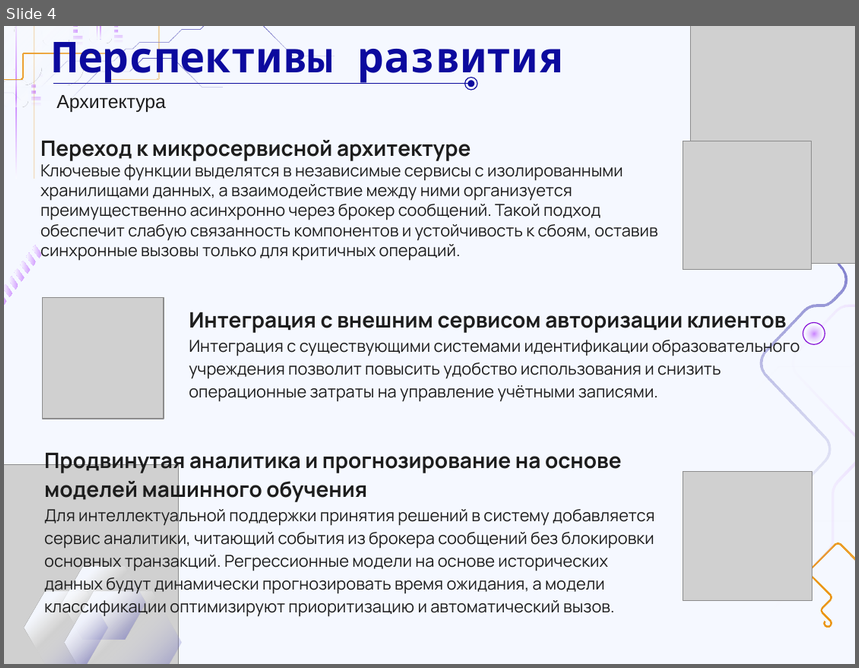
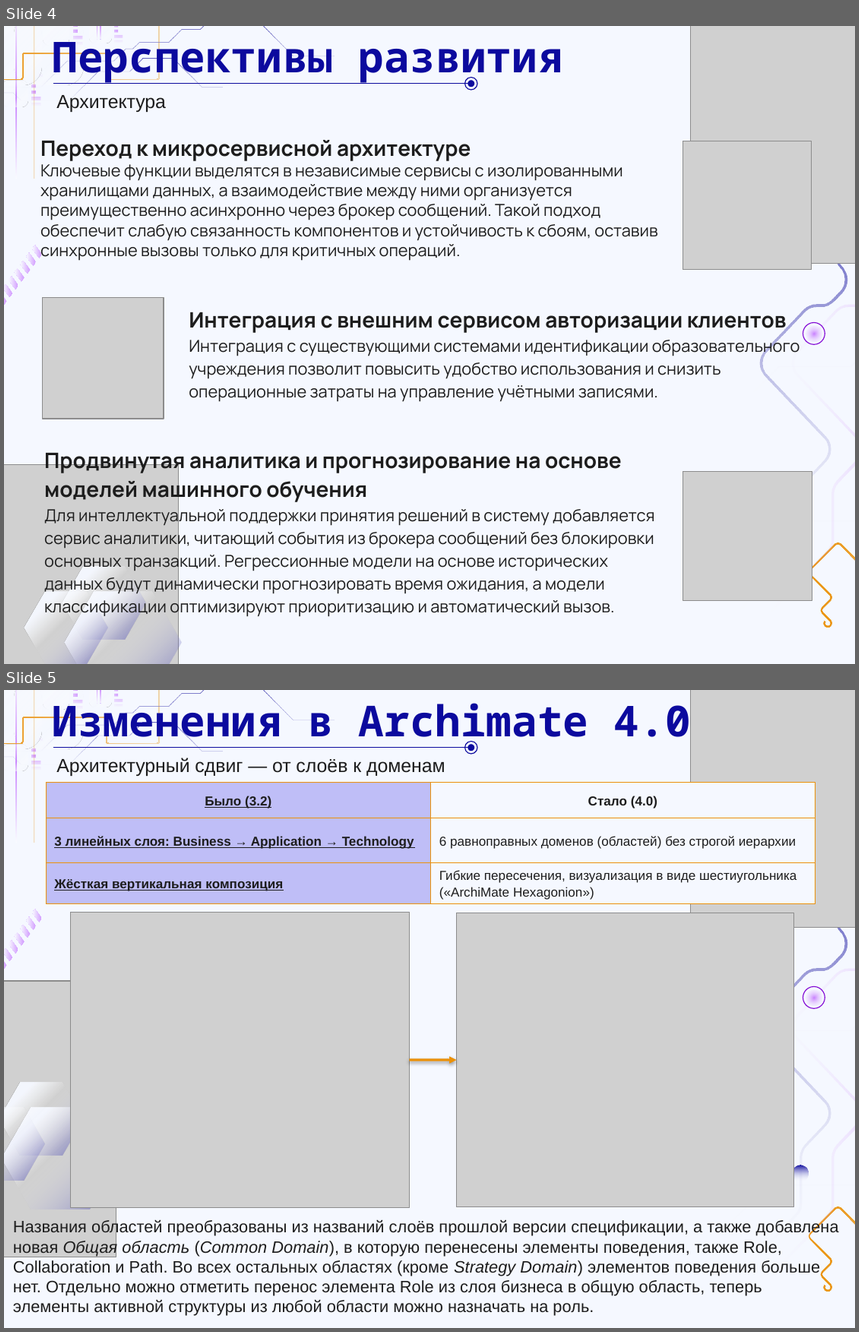
Before and after one commit to DaL1ner/virtual_queue_management_system, a slide deck: docs/course-work/reports/presentation/sprint-11.pptx. Shown one above the other, each under a label of ours: slide 4 before the commit, slides 4 and 5 after it. The pictures are 859x668 and 859x1332 pixels, drawn with LibreOffice and Linux fonts; fonts in the diff are those of the drawing; grey boxes stand for pictures. Boxes give left, top, right and bottom in pixels: in the first picture for what was removed or moved away, otherwise in the second. Text is boxed around its words. In the diff, an @@ line names an element or a change of style, - is before the commit and + after.

```diff
--- a/docs/course-work/reports/presentation/sprint-11.pptx
+++ b/docs/course-work/reports/presentation/sprint-11.pptx
@@ slide 5 added at [4,690,855,1328], background #F5F8FF; not listed: 28 template elements that a slide beside it also shows @@
@@ title added at [53,697,691,748], 36 pt, text #0C0A9E, bold @@
+Изменения в Archimate 4.0
@@ line added from (53, 748) to (469, 748), #0C0A9E 0.75 pt @@
@@ subtitle added at [56,758,446,776], 16 pt, text #1D1D1D @@
+Архитектурный сдвиг — от слоёв к доменам
@@ ellipse added at [465,741,478,754], outline #0C0A9E 0.75 pt @@
@@ ellipse added at [468,745,474,752], fill #0C0A9E @@
@@ table added at [46,783,814,904], 3 rows, 2 columns @@
+Было (3.2) | Стало (4.0)
+3 линейных слоя: Business → Application → Technology | 6 равноправных доменов (областей) без строгой иерархии
+Жёсткая вертикальная композиция | Гибкие пересечения, визуализация в виде шестиугольника («ArchiMate Hexagonion»)
@@ group added at [4,910,41,969]: 7 freeform shapes @@
@@ picture added at [70,912,409,1208] @@
@@ picture added at [457,913,794,1208] @@
@@ arrow added from (409, 1060) to (457, 1060), #EB9109 2 pt @@
@@ group added at [4,981,119,1258]: 3 freeform shapes, 1 picture @@
@@ group added at [691,690,855,1292]: 5 freeform shapes, 3 ellipses, 1 picture @@
@@ text added at [13,1220,839,1316], 14 pt, text #1D1D1D @@
+Названия областей преобразованы из названий слоёв прошлой версии спецификации, а также добавлена новая Общая область (Common Domain), в которую перенесены элементы поведения, также Role, Collaboration и Path. Во всех остальных областях (кроме Strategy Domain) элементов поведения больше нет. Отдельно можно отметить перенос элемента Role из слоя бизнеса в общую область, теперь элементы активной структуры из любой области можно назначать на роль.
```
Also in this commit, not shown: 2 slides changed, 3 other slides added, 2 other files.
